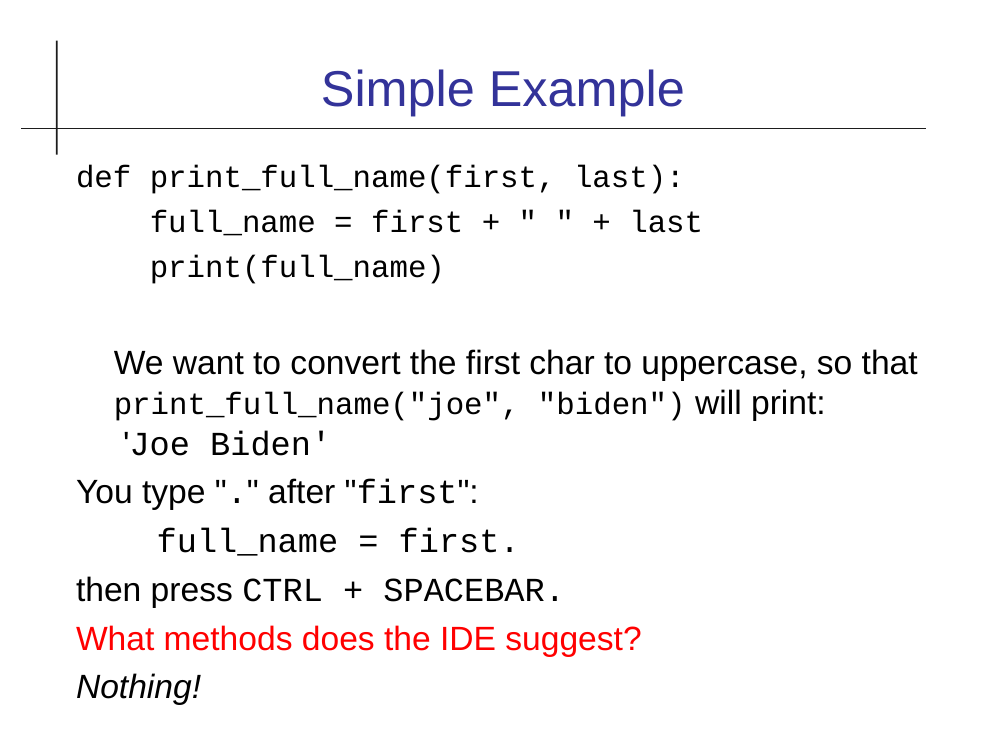
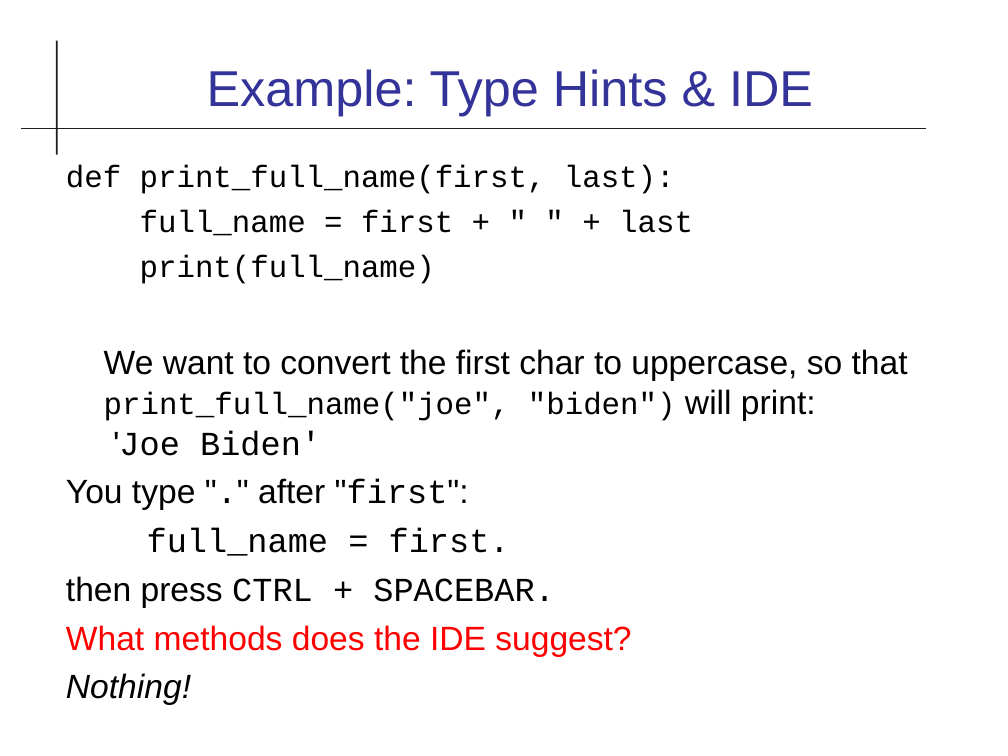
Before and after one commit to cpske/ISP, a slide deck: slide 16 of code-quality/Type-Checking.odp. Drawn at 1008x756 pixels with LibreOffice and Linux fonts; fonts in the diff are those of the drawing. Boxes give left, top, right and bottom in pixels: in the first picture for what was removed or moved away, otherwise in the second. Text is boxed around its words. In the diff, an @@ line names an element or a change of style, - is before the commit and + after.

Commit message:
fix type checking slides

```diff
--- a/code-quality/Type-Checking.odp
+++ b/code-quality/Type-Checking.odp
@@ title at (207,69,813,116): text changed @@
-Simple Example
+Example: Type Hints & IDE
@@ text "def print_full_name(first, last):": place and size @@
-text "def print_full_name(first, last):" at (76,165,918,705)
+text "def print_full_name(first, last):" at (66,165,908,705)
```
Also in this commit, not shown: 7 other slides changed, 1 slide added, 2 other files.
